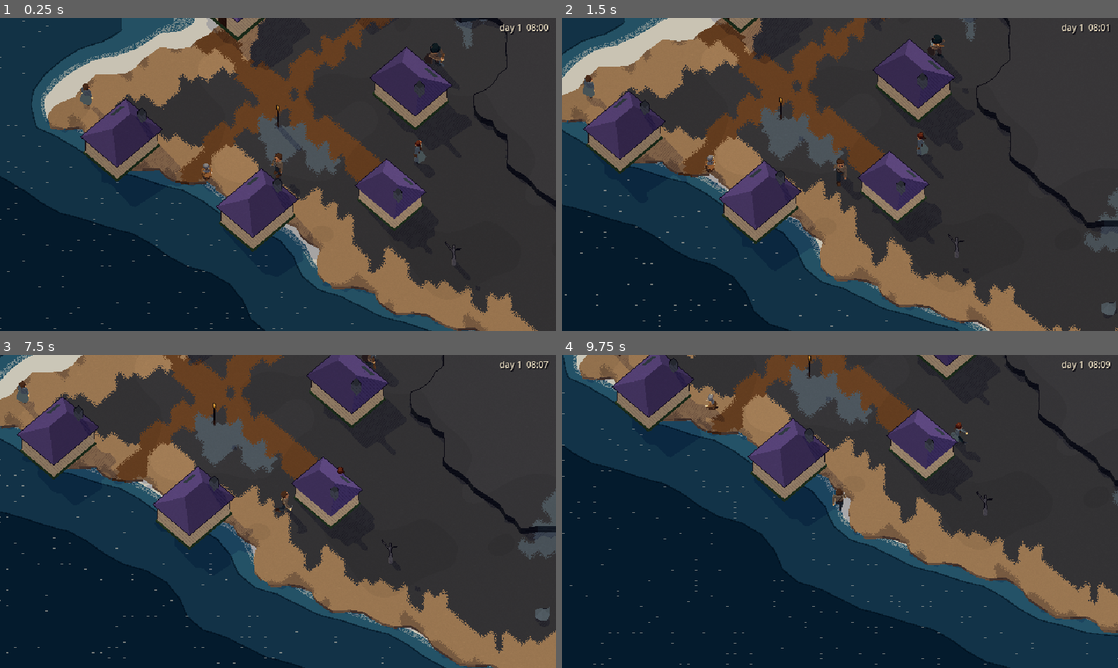
Above: before the commit, frames 1-4 (two rows, left to right).
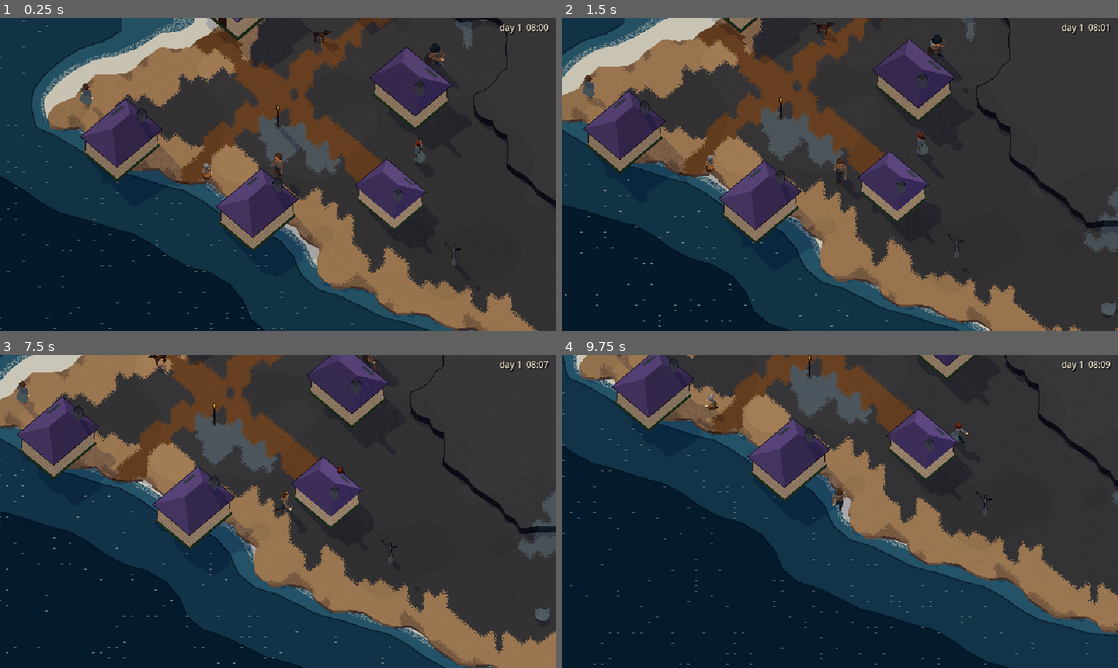
Above: after the commit, the same moments.

Repository: Xaxis/unspent-ortho
Game: Godot game, scene res://src/main.tscn
The game is run twice, just before and just after one commit, with the same random seed, the same clock (stepped at 60 frames per second) and the same inputs.
Inputs:
- Up to frame 1 (0.25 s): no input
- Up to frame 2 (1.5 s): hold D (move_right) 0.53-1.28 s; tap Shift (dodge) at 0.6 s; hold S (move_down) from 1.28 s (still down); tap F (lamp) at 1.35 s
- Up to frame 3 (7.5 s): release S (move_down) at 2.03 s; hold D (move_right) 2.03-2.78 s; tap one key every 0.75 s from 2.1 s: Space (swing) Shift (dodge) F (lamp) Space (swing) Shift (dodge) F (lamp) Space (swing) Shift (dodge); hold W (move_up) 2.78-3.53 s; hold A (move_left) 3.53-5.03 s; hold S (move_down) 5.03-5.78 s; hold D (move_right) 5.78-6.53 s; hold W (move_up) 6.53-7.28 s; hold D (move_right) from 7.28 s (still down)
- Up to frame 4 (9.75 s): release D (move_right) at 8.03 s; hold S (move_down) 8.03-8.78 s; tap F (lamp) at 8.1 s; hold A (move_left) 8.78-9.53 s; tap Space (swing) at 8.85 s; hold W (move_up) from 9.53 s (still down); tap Shift (dodge) at 9.6 s

The runs differ from the first frame. In frame 1, less than 0.1% of the frame differs, in the area x 55-61%, y 3-11%; in frame 2, less than 0.1%; in frame 3, less than 0.1%; in frame 4, less than 0.1%.

Commit message:
Let dogs, sheep and gulls live beside the villages
The animals existed only in the gallery. A coast with nobody's dog and no
gulls on the tideline felt empty, so each village now keeps a dog, a small
flock on the nearest grass and gulls on the nearest beach. They are not
mobs: sheep scatter, gulls lift off and land further along, a dog stops to
watch a stranger. --fauna=KIND:N puts some round the player for shots.

Diff:
--- a/src/models/people/person_body.gd
+++ b/src/models/people/person_body.gd
@@ -214,7 +214,7 @@
 		[-0.14, hd * 0.4, hz * 0.44, -0.01, 0.0],
 		[0.04, hd * 0.52, lerpf(hz, cz, 0.5) * 0.52, 0.0, 0.0],
 		[0.11, hd * 0.49, cz * 0.49, 0.0, 0.0],
-	], 8, [w.trouser, top], true, false, PI / 8, 0.03, w.seed_value + 1)
+	], 8, [w.trouser, top], false, false, PI / 8, 0.03, w.seed_value + 1)
 	if cut == &"tucked" and not w.long_coat and w.extras.has(&"buckle"):
 		var bx := hd * 0.5 * 0.93 + 0.004
 		Sculpt.card(k, Vector3(bx, 0.07, -0.028), Vector3(bx, 0.07, 0.028), Vector3(bx, 0.11, 0.028), Vector3(bx, 0.11, -0.028), Palette.COPPER[3], Vector3.RIGHT)
--- /dev/null
+++ b/src/systems/36_fauna.gd
@@ -0,0 +1,254 @@
+extends GameSystem
+## The animals that live beside people and are no threat: a dog about each
+## village, a few sheep grazing the nearest grass, gulls working the nearest
+## beach. They are not mobs (no group, no fight); fight's hostile animals come
+## from FigureModel.create through the mob package. Streamed with the villages.
+##
+##   dog    wanders the village, stops to watch you, trots off again
+##   sheep  graze in a loose flock and scatter when you walk into them
+##   gulls  peck along the tideline and lift off when you come close, then
+##          land again further along
+##
+## Shot flag (parsed here so no shared file changes):
+##   --fauna=KIND:N[,KIND:N]   N of KIND in a ring round the player, e.g. gull:3,sheep:4
+
+const NEAR := 36.0
+const FAR := 48.0
+const GRAZE: Array[int] = [Ground.GRASS, Ground.HEATH, Ground.MOSS]
+const SHORE: Array[int] = [Ground.SAND, Ground.SHINGLE]
+
+## One animal: {model, kind, pos, home, facing, state, t, wait, target, village, fly}
+var beasts: Array[Dictionary] = []
+var _spawned: Dictionary = {}
+var _check := 0.0
+
+
+func setup(g: Game) -> void:
+	super.setup(g)
+	name = "fauna"
+	var ring := _arg("fauna", "")
+	if ring != "":
+		_ring(ring)
+	_stream()
+
+
+func _arg(key: String, fallback: String) -> String:
+	for a in OS.get_cmdline_user_args():
+		if a.begins_with("--" + key + "="):
+			return a.trim_prefix("--" + key + "=")
+	return fallback
+
+
+func _process(delta: float) -> void:
+	if game == null or game.world == null or game.player == null:
+		return
+	_check -= delta
+	if _check <= 0.0:
+		_check = 0.5
+		_stream()
+	var hour := game.clock.hour() if game.clock != null else 12.0
+	var night := hour < 5.5 or hour > 21.5
+	for b in beasts:
+		_step(b, delta, night)
+
+
+# ---------------------------------------------------------------- streaming
+
+func _stream() -> void:
+	var at: Vector2 = game.player.pos
+	for i in game.world.villages.size():
+		var vp: Vector2 = game.world.villages[i].get("pos", Vector2(-9999, -9999))
+		var d := vp.distance_to(at)
+		if d < NEAR and not _spawned.has(i):
+			_spawned[i] = true
+			_populate(i, vp)
+		elif d > FAR and _spawned.has(i):
+			_spawned.erase(i)
+			for b: Dictionary in beasts.duplicate():
+				if b.village == i:
+					(b.model as Node).queue_free()
+					beasts.erase(b)
+
+
+func _populate(index: int, centre: Vector2) -> void:
+	var s := game.world.seed_value
+	if Rng.hash01(s, index, 1) < 0.85:
+		var spot := _find(centre, 4.0, [], 11 + index)
+		if spot.x > -1.0:
+			_add(&"dog", spot, index, s * 7 + index)
+	var pasture := _find(centre, 12.0, GRAZE, 23 + index)
+	if pasture.x > -1.0:
+		var flock := 2 + int(Rng.hash01(s, index, 2) * 3.0)
+		for n in flock:
+			var p := pasture + Vector2(Rng.hash01(s, index, n, 3) - 0.5, Rng.hash01(s, index, n, 4) - 0.5) * 3.0
+			if _ok(p):
+				_add(&"sheep", p, index, s * 13 + index * 5 + n)
+	var beach := _find(centre, 16.0, SHORE, 37 + index)
+	if beach.x > -1.0:
+		var n_gulls := 2 + int(Rng.hash01(s, index, 5) * 3.0)
+		for n in n_gulls:
+			var p := beach + Vector2(Rng.hash01(s, index, n, 6) - 0.5, Rng.hash01(s, index, n, 7) - 0.5) * 2.5
+			if _ok(p):
+				_add(&"gull", p, index, s * 17 + index * 3 + n)
+
+
+func _ring(spec: String) -> void:
+	var at: Vector2 = game.player.pos
+	var i := 0
+	for part: String in spec.split(",", false):
+		var kv := part.split(":")
+		var count := kv[1].to_int() if kv.size() > 1 else 1
+		for n in count:
+			var a := TAU * float(i) / 7.0 + 0.3
+			var p := at + Vector2(cos(a), sin(a)) * (2.2 + 0.6 * (i % 3))
+			i += 1
+			_add(StringName(kv[0]), p, -2, i * 101)
+
+
+## A standable tile near `at` (within r) whose ground is one of `grounds` (any if empty).
+func _find(at: Vector2, r: float, grounds: Array[int], salt: int) -> Vector2:
+	var s := game.world.seed_value
+	for attempt in 40:
+		var a := Rng.hash01(s, salt, attempt, 1) * TAU
+		var d := r * (0.35 + 0.65 * Rng.hash01(s, salt, attempt, 2))
+		var p := at + Vector2(cos(a), sin(a)) * d
+		if not _ok(p):
+			continue
+		if grounds.is_empty() or grounds.has(game.world.ground_at(floori(p.x), floori(p.y))):
+			return p
+	return Vector2(-1, -1)
+
+
+func _ok(p: Vector2) -> bool:
+	var w := game.world
+	var x := floori(p.x)
+	var y := floori(p.y)
+	return w.in_bounds(x, y) and game.query.standable(x, y) and not Ground.is_water(w.ground_at(x, y))
+
+
+func _add(kind: StringName, at: Vector2, village: int, seed_value: int) -> void:
+	var m := FigureModel.create(kind, game.view.world_material() if game.view != null else null)
+	if m is AnimalModel:
+		(m as AnimalModel).vary(seed_value)
+	m.name = "%s_%d" % [kind, beasts.size()]
+	add_child(m)
+	var b := {
+		"model": m, "kind": kind, "pos": at, "home": at, "facing": Rng.hash01(seed_value, 9) * TAU,
+		"state": &"stand", "t": Rng.hash01(seed_value, 3) * 4.0, "wait": Rng.hash01(seed_value, 4) * 3.0,
+		"target": at, "village": village, "seed": seed_value,
+	}
+	_place(b, 0.0)
+	beasts.append(b)
+
+
+# ---------------------------------------------------------------- behaviour
+
+func _step(b: Dictionary, delta: float, night: bool) -> void:
+	var m: FigureModel = b.model
+	var kind: StringName = b.kind
+	if kind == &"gull":
+		m.visible = not night
+		if night:
+			return
+	b.t = float(b.t) + delta
+	var to_player: Vector2 = game.player.pos - (b.pos as Vector2)
+	var near := to_player.length()
+	var speed := 0.0
+	match kind:
+		&"dog":
+			speed = _dog(b, delta, near, to_player)
+		&"sheep":
+			speed = _sheep(b, delta, near, to_player)
+		&"gull":
+			speed = _gull(b, delta, near, to_player)
+	m.set_pose(b.state)
+	m.animate(delta, speed)
+	_place(b, delta)
+
+
+func _dog(b: Dictionary, delta: float, near: float, to_player: Vector2) -> float:
+	if near < 3.0 and game.player.speed < 0.5:
+		# Stops to watch a still stranger.
+		b.state = &"alert"
+		b.facing = lerp_angle(float(b.facing), to_player.angle(), 1.0 - exp(-4.0 * delta))
+		return 0.0
+	return _wander(b, delta, 5.0, 2.2, 1.0, 4.0)
+
+
+func _sheep(b: Dictionary, delta: float, near: float, to_player: Vector2) -> float:
+	if near < 2.2 and game.player.speed > 0.5:
+		b.state = &"flee"
+		b.wait = 1.4
+		var away := -to_player.normalized()
+		return _move(b, away, 3.6, delta)
+	if b.state == &"flee" and float(b.wait) > 0.0:
+		b.wait = float(b.wait) - delta
+		return _move(b, Vector2.from_angle(float(b.facing)), 3.0, delta)
+	return _wander(b, delta, 3.0, 0.8, 4.0, 9.0)
+
+
+func _gull(b: Dictionary, delta: float, near: float, to_player: Vector2) -> float:
+	var m := b.model as AnimalModel
+	if b.state == &"flee" or b.state == &"fly":
+		b.wait = float(b.wait) - delta
+		var target: Vector2 = b.target
+		var d := target - (b.pos as Vector2)
+		if float(b.wait) < 0.0 and d.length() < 0.3:
+			b.state = &"stand"
+			b.wait = 2.0 + Rng.hash01(int(b.seed), int(b.t * 10.0)) * 4.0
+			return 0.0
+		if m.pose_time > 0.6:
+			b.state = &"fly"
+		# Airborne: nothing on the ground stops it.
+		var step := d.normalized() * minf(d.length(), 4.5 * delta)
+		b.pos = (b.pos as Vector2) + step
+		if step.length() > 1e-4:
+			b.facing = lerp_angle(float(b.facing), step.angle(), 1.0 - exp(-6.0 * delta))
+		return 4.5
+	if near < 4.0:
+		b.state = &"flee"
+		b.wait = 1.5
+		var away := -to_player.normalized().rotated((Rng.hash01(int(b.seed), int(b.t)) - 0.5) * 1.2)
+		var land := _find((b.pos as Vector2) + away * 9.0, 4.0, SHORE, int(b.seed) + int(b.t * 7.0))
+		if land.x < 0.0:
+			land = (b.home as Vector2)
+		b.target = land
+		return 0.0
+	return _wander(b, delta, 1.5, 0.7, 1.5, 5.0)
+
+
+## Stand a while, walk to a spot near home, repeat.
+func _wander(b: Dictionary, delta: float, radius: float, pace: float, wait_lo: float, wait_hi: float) -> float:
+	if float(b.wait) > 0.0:
+		b.wait = float(b.wait) - delta
+		b.state = &"stand"
+		return 0.0
+	var target: Vector2 = b.target
+	var d := target - (b.pos as Vector2)
+	if d.length() < 0.15:
+		var h := Rng.hash01(int(b.seed), int(b.t * 13.0))
+		var next: Vector2 = (b.home as Vector2) + Vector2.from_angle(h * TAU) * radius * (0.3 + 0.7 * Rng.hash01(int(b.seed), int(b.t * 17.0), 1))
+		if _ok(next):
+			b.target = next
+		b.wait = lerpf(wait_lo, wait_hi, Rng.hash01(int(b.seed), int(b.t * 19.0), 2))
+		b.state = &"stand"
+		return 0.0
+	b.state = &"walk"
+	return _move(b, d.normalized(), minf(pace, d.length() / maxf(delta, 1e-3)), delta)
+
+
+func _move(b: Dictionary, dir: Vector2, pace: float, delta: float) -> float:
+	var from: Vector2 = b.pos
+	var to := from + dir * pace * delta
+	if not _ok(to):
+		b.target = b.pos
+		return 0.0
+	b.pos = to
+	b.facing = lerp_angle(float(b.facing), dir.angle(), 1.0 - exp(-8.0 * delta))
+	return pace
+
+
+func _place(b: Dictionary, _delta: float) -> void:
+	var m: Node3D = b.model
+	m.position = game.world.to_3d(b.pos)
+	m.rotation.y = -float(b.facing)
--- /dev/null
+++ b/tests/models/test_animals_fauna.gd
@@ -0,0 +1,94 @@
+extends TestCase
+## The fauna system: village animals stream with the player, are never mobs,
+## and react to someone walking into them.
+
+static var _world: WorldData
+
+
+func _game() -> Game:
+	if _world == null:
+		_world = WorldGen.generate(5)
+	var g := Game.new()
+	g.world = _world
+	g.query = WorldQuery.new(_world)
+	g.player = Player.new()
+	g.player.world = _world
+	g.player.query = g.query
+	g.player.pos = _world.spawn
+	return g
+
+
+func _fauna(g: Game) -> GameSystem:
+	var f: GameSystem = (load("res://src/systems/36_fauna.gd") as GDScript).new()
+	f.game = g
+	return f
+
+
+func _free(g: Game, f: GameSystem) -> void:
+	for b: Dictionary in f.get("beasts"):
+		(b.model as Node).free()
+	f.free()
+	g.player.free()
+	g.free()
+
+
+func test_villages_bring_their_animals_and_take_them_away() -> void:
+	var g := _game()
+	var f := _fauna(g)
+	var v: Vector2 = _world.villages[0].pos
+	g.player.pos = v
+	f.call("_stream")
+	var beasts: Array = f.get("beasts")
+	gt(beasts.size(), 0, "animals near a village")
+	for b: Dictionary in beasts:
+		check(not (b.model as Node).is_in_group(&"mobs"), "%s is not a mob" % b.kind)
+		check([&"dog", &"sheep", &"gull"].has(b.kind), "a village kind")
+	g.player.pos = v + Vector2(200, 200)
+	f.call("_stream")
+	eq((f.get("beasts") as Array).filter(func(b: Dictionary) -> bool: return b.village == 0).size(), 0, "gone when far")
+	_free(g, f)
+
+
+func test_a_gull_lifts_off_when_you_come_close_and_lands_again() -> void:
+	var g := _game()
+	var f := _fauna(g)
+	var at := g.player.pos + Vector2(1.5, 0)
+	f.call("_add", &"gull", at, -2, 7)
+	var b: Dictionary = (f.get("beasts") as Array)[0]
+	g.player.pos = at + Vector2(-1.0, 0)
+	for i in 30:
+		f.call("_step", b, 1.0 / 30.0, false)
+	check(b.state == &"flee" or b.state == &"fly", "took off, state %s" % b.state)
+	g.player.pos = at + Vector2(-100, 0)
+	var landed := false
+	for i in 30 * 20:
+		f.call("_step", b, 1.0 / 30.0, false)
+		if b.state == &"stand":
+			landed = true
+			break
+	check(landed, "came down again")
+	gt((b.pos as Vector2).distance_to(at), 1.0, "somewhere else")
+	_free(g, f)
+
+
+func test_sheep_scatter_from_someone_walking_into_them() -> void:
+	var g := _game()
+	var f := _fauna(g)
+	var at := g.player.pos
+	var spot := Vector2(-1, -1)
+	for dx in range(-6, 7):
+		for dy in range(-6, 7):
+			var p := at + Vector2(dx, dy)
+			if spot.x < 0.0 and f.call("_ok", p) and f.call("_ok", p + Vector2(1, 0)) and f.call("_ok", p + Vector2(2, 0)):
+				spot = p
+	check(spot.x >= 0.0, "room for a sheep")
+	f.call("_add", &"sheep", spot + Vector2(1, 0), -2, 3)
+	var b: Dictionary = (f.get("beasts") as Array)[0]
+	g.player.pos = spot
+	g.player.speed = 3.4
+	var start: Vector2 = b.pos
+	for i in 20:
+		f.call("_step", b, 1.0 / 30.0, false)
+	eq(b.state, &"flee", "running")
+	gt((b.pos as Vector2).distance_to(g.player.pos), start.distance_to(g.player.pos) - 0.01, "away from you")
+	_free(g, f)
Not shown, added: src/systems/36_fauna.gd.uid
Not shown, added: tests/models/test_animals_fauna.gd.uid
